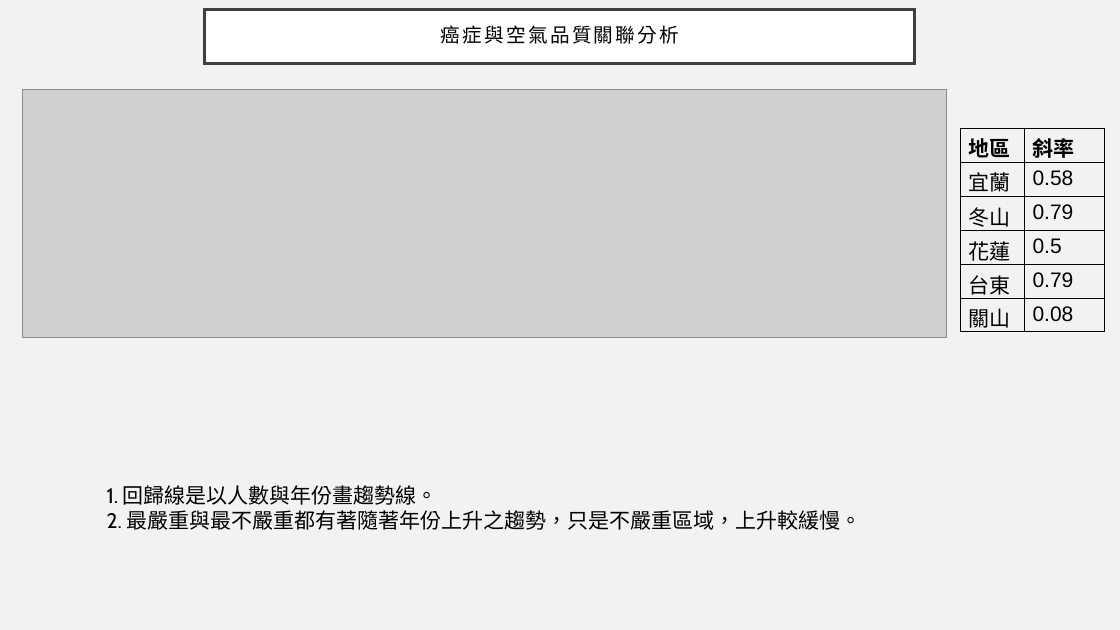
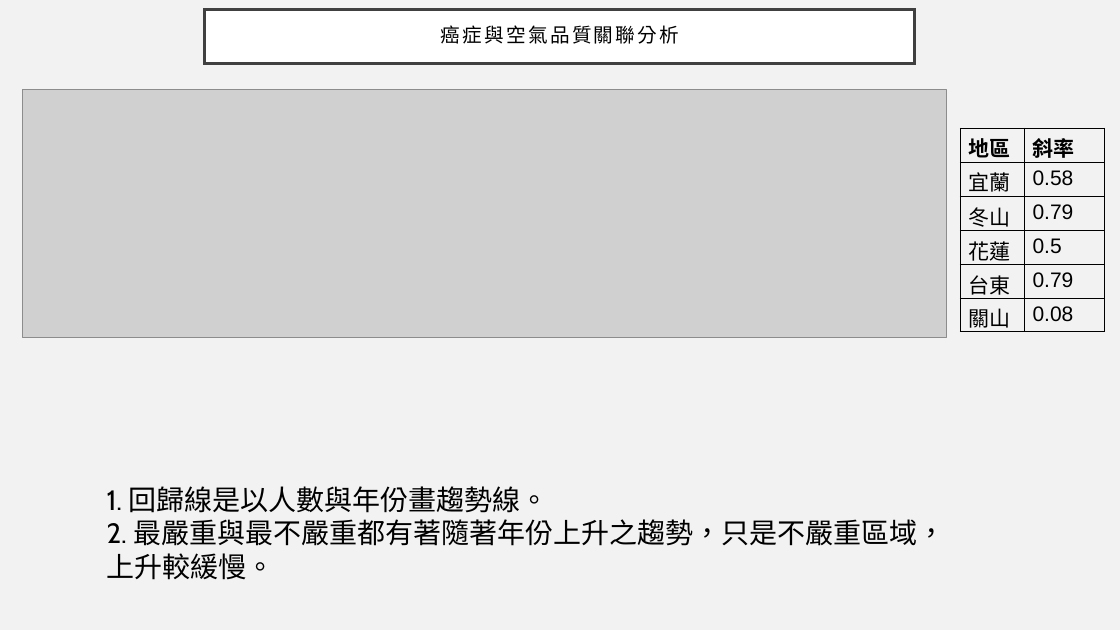
Before and after one commit to jasonfghx/lilicoco, a slide deck: slide 24 of 大學生/空氣品質與癌症之間的關聯.pptx (slide 21 before the commit). Drawn at 1120x630 pixels with LibreOffice and Linux fonts; fonts in the diff are those of the drawing; grey boxes stand for pictures. Boxes give left, top, right and bottom in pixels: in the first picture for what was removed or moved away, otherwise in the second. Text is boxed around its words. In the diff, an @@ line names an element or a change of style, - is before the commit and + after.

```diff
--- a/大學生/空氣品質與癌症之間的關聯.pptx
+++ b/大學生/空氣品質與癌症之間的關聯.pptx
@@ text "1. 回歸線是以人數與年份畫趨勢線。" at (107,486,945,580): size 18 to 24 pt @@
```
Also in this commit, not shown: 9 other slides changed, 2 slides added.
